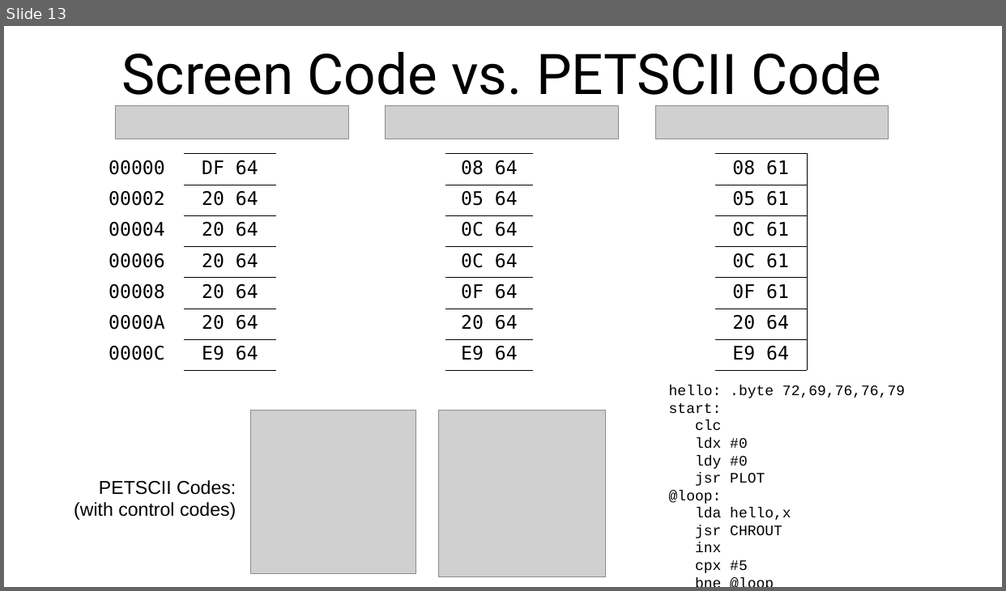
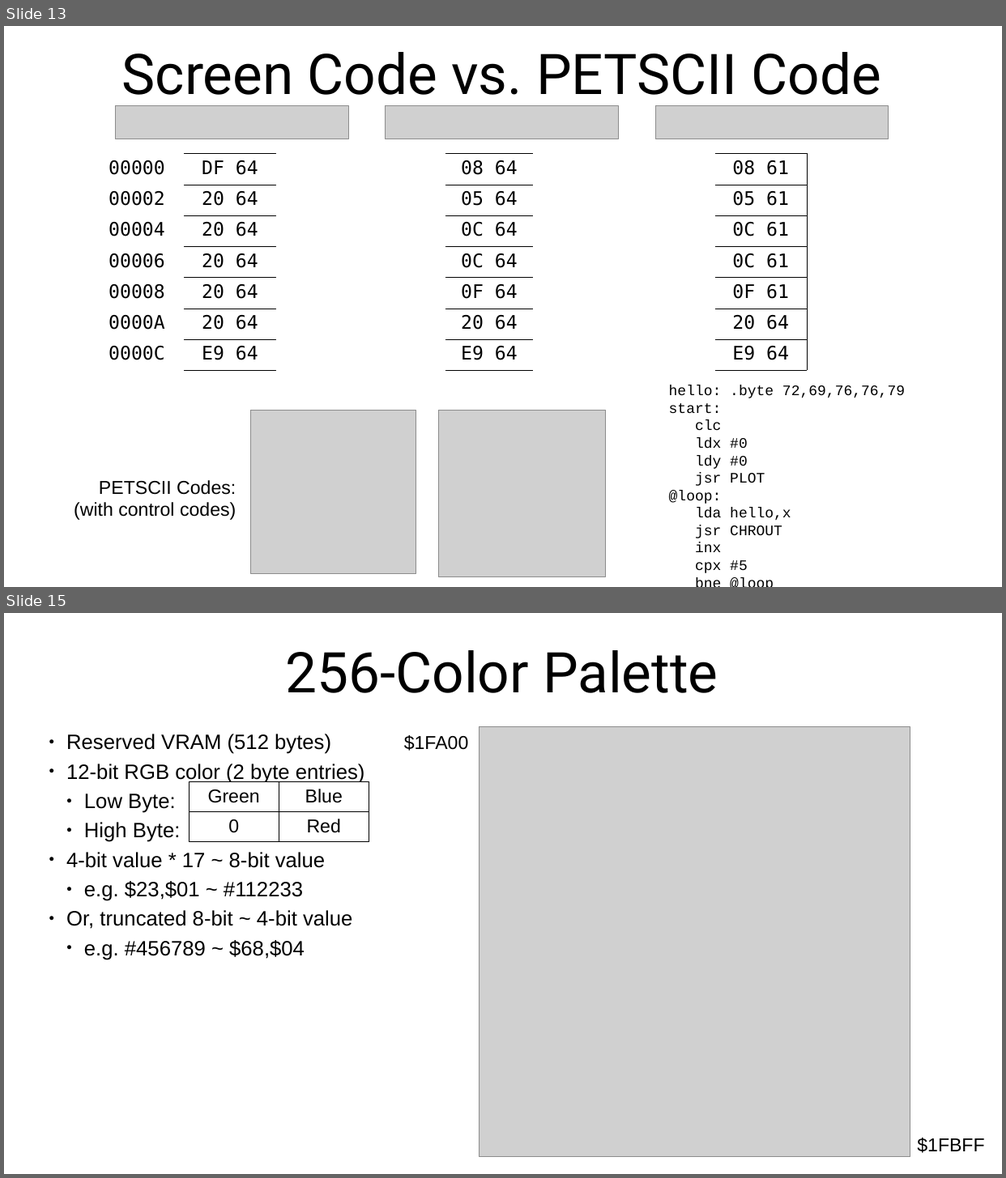
Before and after one commit to SlithyMatt/x16-assembly-tutorial, a slide deck: Lesson9/Lesson9.odp. Shown one above the other, each under a label of ours: slide 13 before the commit, slides 13 and 15 after it; the slides between them are not shown. The pictures are 1006x591 and 1006x1178 pixels, drawn with LibreOffice and Linux fonts; fonts in the diff are those of the drawing; grey boxes stand for pictures. Boxes give left, top, right and bottom in pixels: in the first picture for what was removed or moved away, otherwise in the second. Text is boxed around its words. In the diff, an @@ line names an element or a change of style, - is before the commit and + after.

```diff
--- a/Lesson9/Lesson9.odp
+++ b/Lesson9/Lesson9.odp
@@ slide 15 added at [4,613,1002,1174], background #FFFFFF @@
@@ title added at [285,650,718,693], 54 pt, text #000000 @@
+256-Color Palette
@@ text added at [66,734,365,960], 20 pt, text #000000 @@
+● Reserved VRAM (512 bytes)
+● 12-bit RGB color (2 byte entries)
+  ● Low Byte:
+  ● High Byte:
+● 4-bit value * 17 ~ 8-bit value
+  ● e.g. $23,$01 ~ #112233
+● Or, truncated 8-bit ~ 4-bit value
+  ● e.g. #456789 ~ $68,$04
@@ picture added at [479,726,910,1157] @@
@@ text added at [404,735,469,751], 18 pt, text #000000 @@
+$1FA00
@@ table added at [189,782,368,839], 2 rows, 2 columns @@
+Green | Blue
+0 | Red
@@ text added at [917,1138,984,1153], 18 pt, text #000000 @@
+$1FBFF
```
Also in this commit, not shown: 1 slide changed, 1 other slide added, 1 slide removed, 1 other file.
